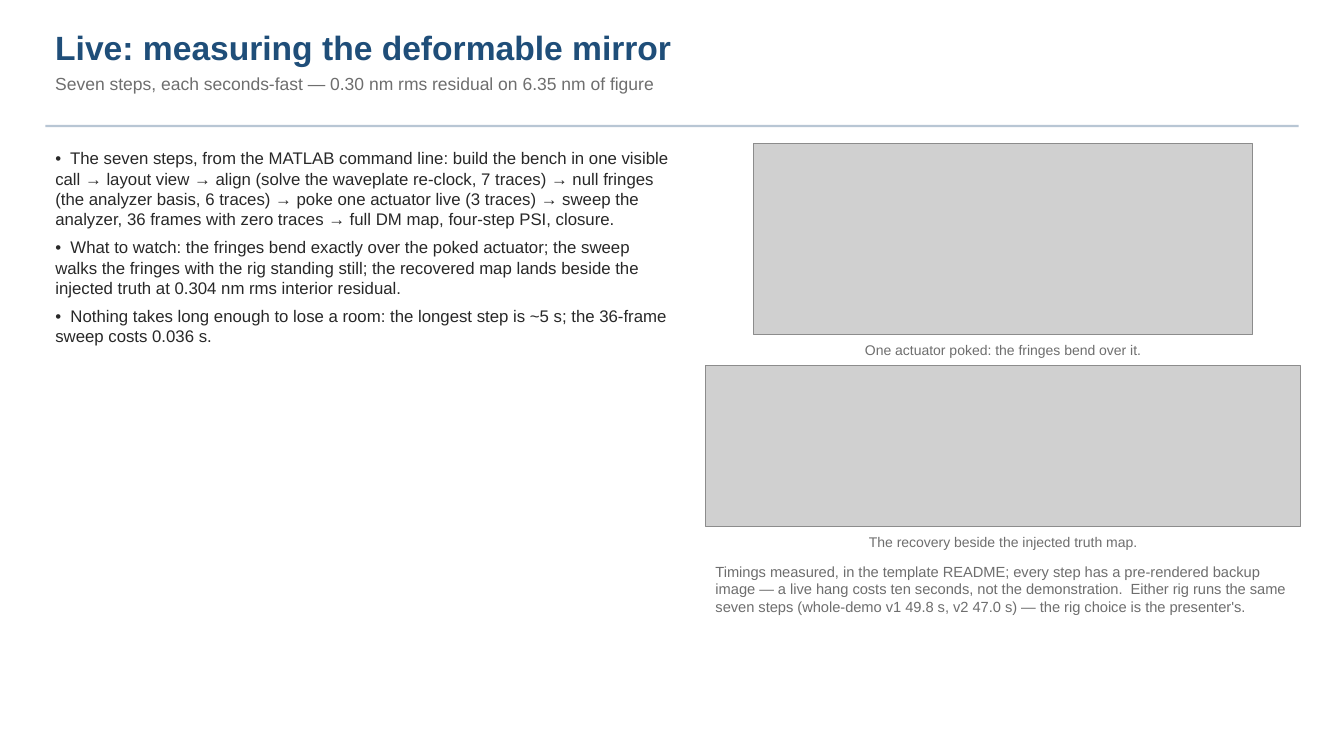
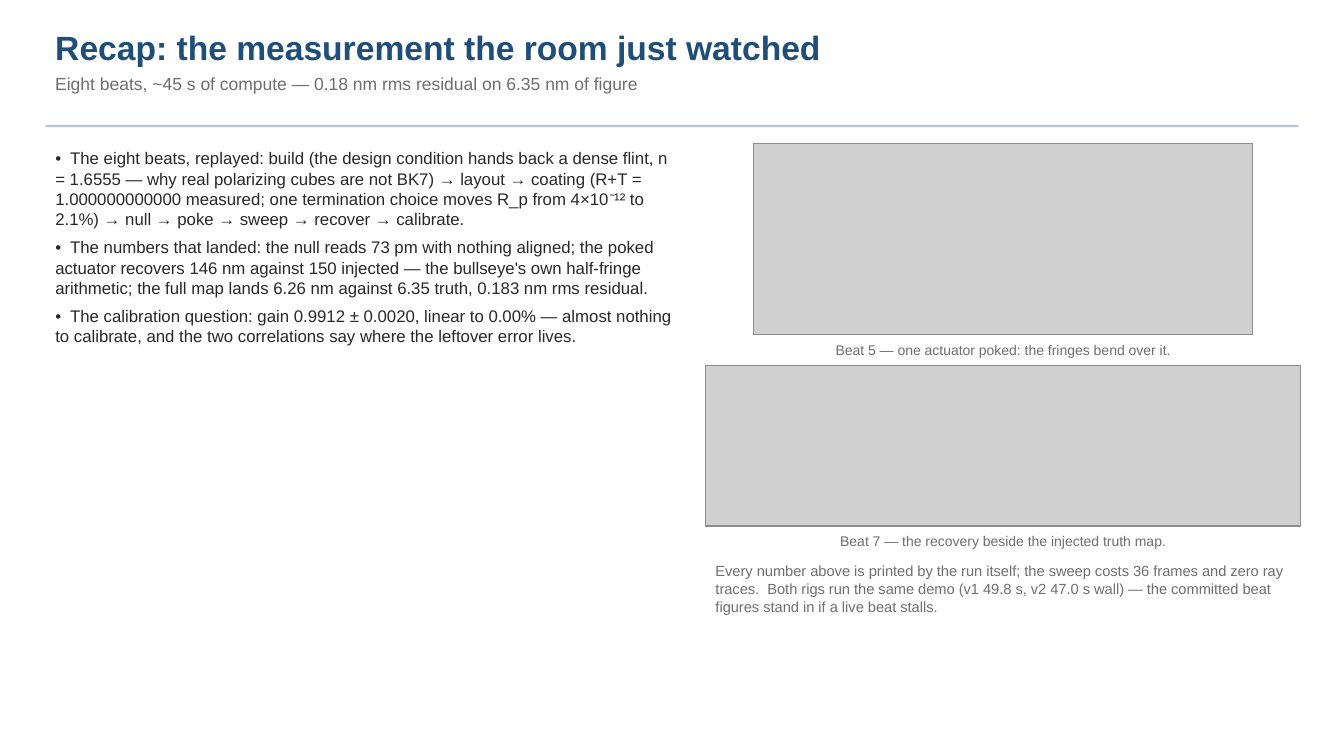
Before and after one commit to nasa-jpl/macos, a slide deck: slide 16 of demo_session/deck_keysight.pptx. Drawn at 1344x756 pixels with LibreOffice and Linux fonts; fonts in the diff are those of the drawing; grey boxes stand for pictures. Boxes give left, top, right and bottom in pixels: in the first picture for what was removed or moved away, otherwise in the second. Text is boxed around its words. In the diff, an @@ line names an element or a change of style, - is before the commit and + after.

```diff
--- a/demo_session/deck_keysight.pptx
+++ b/demo_session/deck_keysight.pptx
@@ text at <box>55,35,820,94</box>: text changed @@
-Live: measuring the deformable mirror
-Seven steps, each seconds-fast — 0.30 nm rms residual on 6.35 nm of figure
+Recap: the measurement the room just watched
+Eight beats, ~45 s of compute — 0.18 nm rms residual on 6.35 nm of figure
@@ text at <box>55,152,671,346</box>: text changed @@
-• The seven steps, from the MATLAB command line: build the bench in one visible call → layout view → align (solve the waveplate re-clock, 7 traces) → null fringes (the analyzer basis, 6 traces) → poke one actuator live (3 traces) → sweep the analyzer, 36 frames with zero traces → full DM map, four-step PSI, closure.
-• What to watch: the fringes bend exactly over the poked actuator; the sweep walks the fringes with the rig standing still; the recovered map lands beside the injected truth at 0.304 nm rms interior residual.
-• Nothing takes long enough to lose a room: the longest step is ~5 s; the 36-frame sweep costs 0.036 s.
+• The eight beats, replayed: build (the design condition hands back a dense flint, n = 1.6555 — why real polarizing cubes are not BK7) → layout → coating (R+T = 1.000000000000 measured; one termination choice moves R_p from 4×10⁻¹² to 2.1%) → null → poke → sweep → recover → calibrate.
+• The numbers that landed: the null reads 73 pm with nothing aligned; the poked actuator recovers 146 nm against 150 injected — the bullseye's own half-fringe arithmetic; the full map lands 6.26 nm against 6.35 truth, 0.183 nm rms residual.
+• The calibration question: gain 0.9912 ± 0.0020, linear to 0.00% — almost nothing to calibrate, and the two correlations say where the leftover error lives.
@@ text at <box>836,345,1171,358</box>: text changed @@
-One actuator poked: the fringes bend over it.
+Beat 5 — one actuator poked: the fringes bend over it.
@@ text at <box>840,536,1166,549</box>: text changed @@
-The recovery beside the injected truth map.
+Beat 7 — the recovery beside the injected truth map.
@@ text at <box>715,565,1283,615</box>: text changed @@
-Timings measured, in the template README; every step has a pre-rendered backup image — a live hang costs ten seconds, not the demonstration. Either rig runs the same seven steps (whole-demo v1 49.8 s, v2 47.0 s) — the rig choice is the presenter's.
+Every number above is printed by the run itself; the sweep costs 36 frames and zero ray traces. Both rigs run the same demo (v1 49.8 s, v2 47.0 s wall) — the committed beat figures stand in if a live beat stalls.
```
Also in this commit, not shown: 4 other slides changed, 7 other files.
